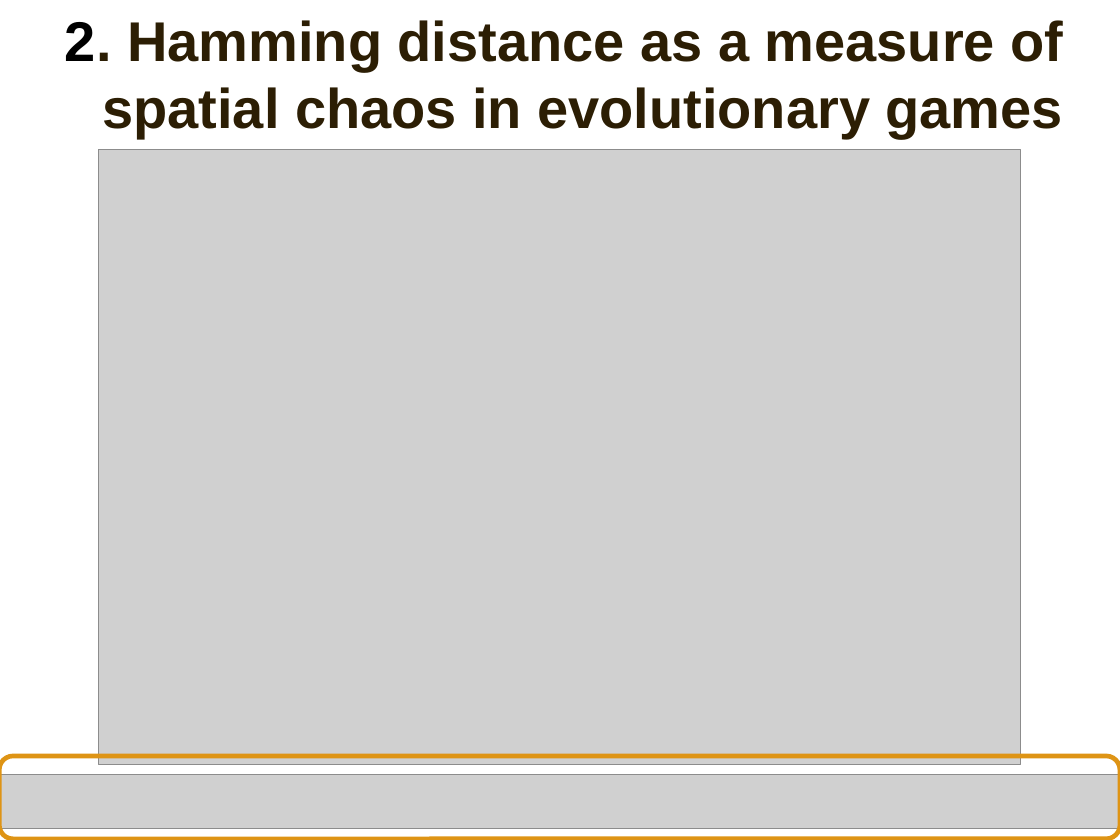
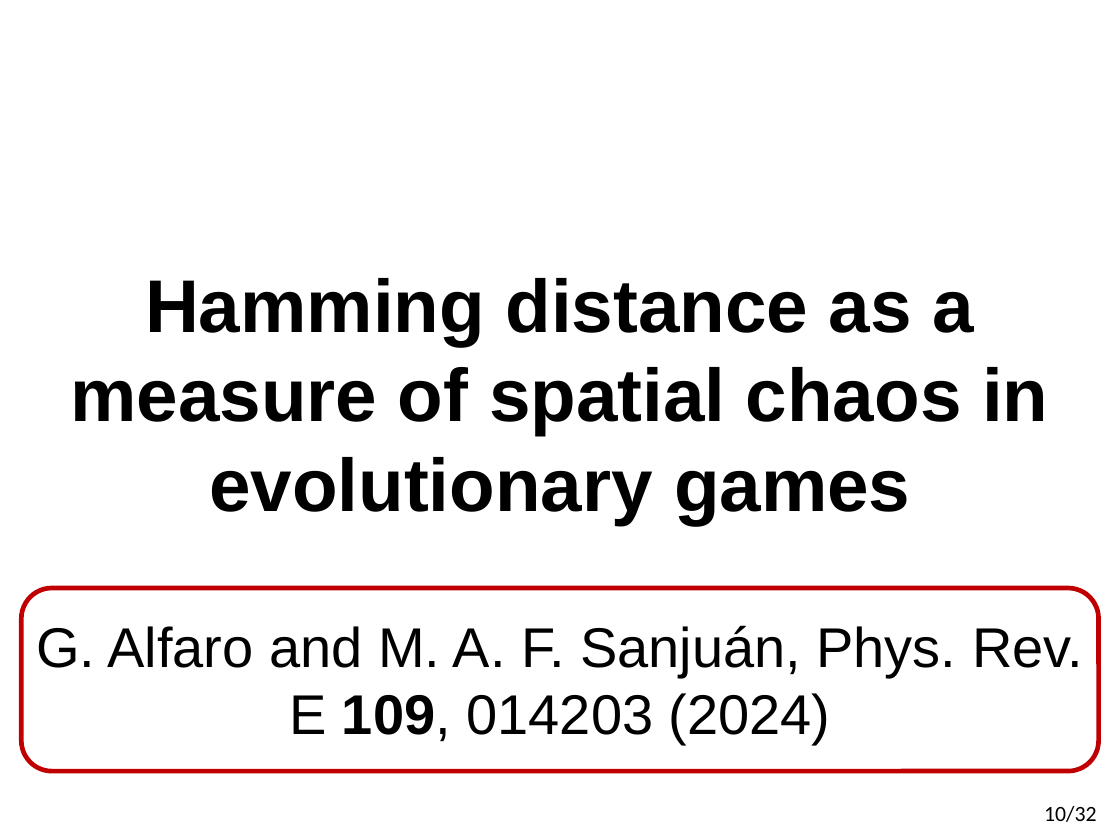
Before and after one commit to gasparalfaro/Tesis-Tesis, a slide deck: slide 11 of Presentacion/Thesis Presentation Gaspar Alfaro.pptx (slide 9 before the commit). Drawn at 1120x840 pixels with LibreOffice and Linux fonts; fonts in the diff are those of the drawing; grey boxes stand for pictures. Boxes give left, top, right and bottom in pixels: in the first picture for what was removed or moved away, otherwise in the second. Text is boxed around its words. In the diff, an @@ line names an element or a change of style, - is before the commit and + after.

```diff
--- a/Presentacion/Thesis Presentation Gaspar Alfaro.pptx
+++ b/Presentacion/Thesis Presentation Gaspar Alfaro.pptx
@@ picture removed at bbox=[99, 150, 1020, 765] @@
@@ text at bbox=[70, 278, 1048, 525]: text changed; size 36 to 48 pt; text colour #2C1E04 to #000000 @@
-2. Hamming distance as a measure of spatial chaos in evolutionary games
+Hamming distance as a measure of spatial chaos in evolutionary games
@@ rounded rectangle: place and size @@
-rounded rectangle at bbox=[0, 756, 1120, 839]
+rounded rectangle at bbox=[21, 588, 1099, 771]
@@ rounded rectangle at bbox=[21, 588, 1099, 771]: outline #DE9415 3 pt to #C00000 3 pt @@
@@ text added at bbox=[36, 625, 1083, 744], 36 pt, text #000000 @@
+G. Alfaro and M. A. F. Sanjuán, Phys. Rev. E 109, 014203 (2024)
@@ picture removed at bbox=[0, 775, 1119, 829] @@
@@ page number added at bbox=[1044, 806, 1097, 822], 14 pt, text #000000 @@
+10/32
```
Also in this commit, not shown: 34 other slides changed, 23 slides added, 6 slides removed.
